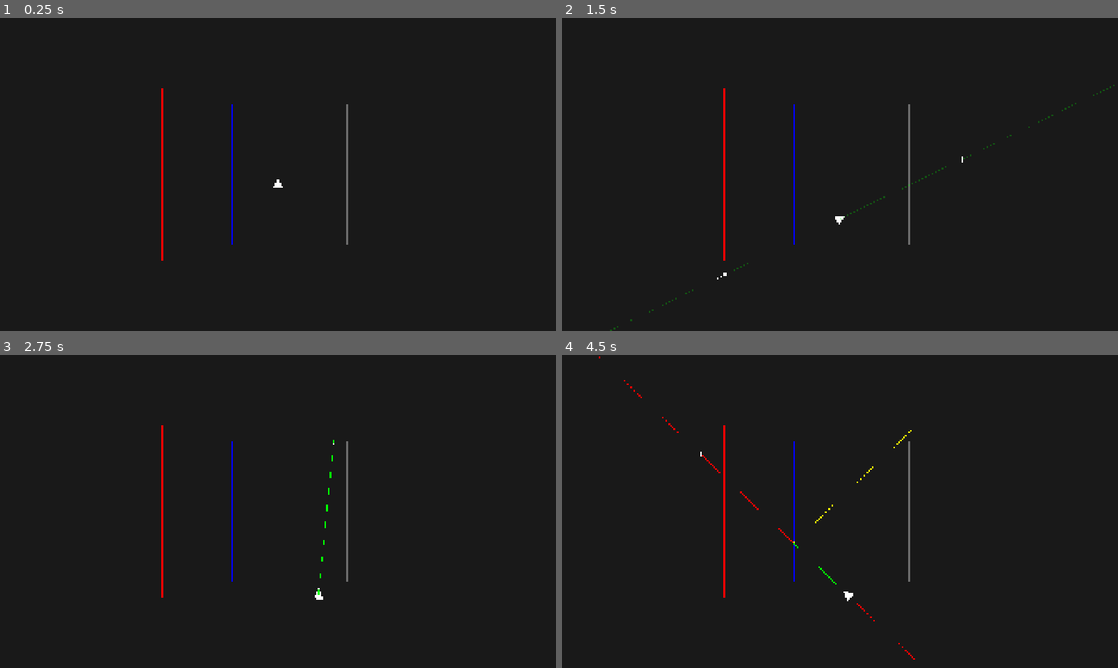
Above: before the commit, frames 1-4 (two rows, left to right).
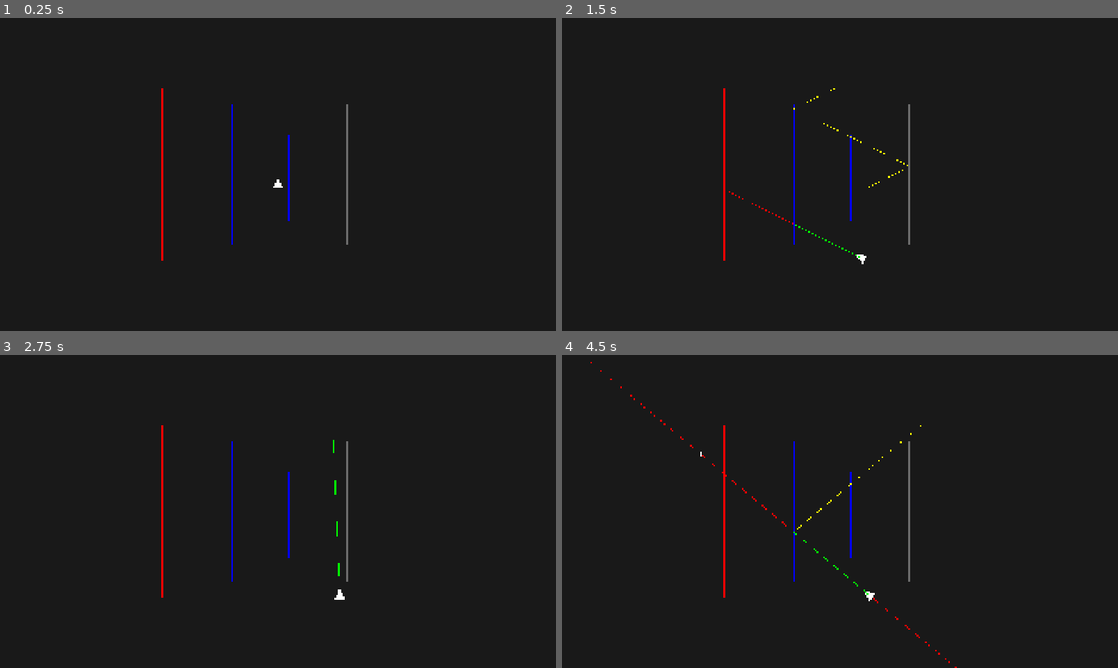
Above: after the commit, the same moments.

Repository: AlonKellner-RedHat/ricochet-game-v2
Game: Godot game, scene res://scenes/open_room_playable.tscn
Two runs of this game, one before a commit and one after it. Both use one fixed random seed, a clock stepped at 60 frames per second and the inputs below.
Inputs (mouse positions are in pixels of both pictures, inside the frame that each line leads up to):
- Up to frame 1 (0.25 s): no input
- Up to frame 2 (1.5 s): tap Enter at 0.5 s; move the mouse to (962, 158) at 0.52 s; hold D (move_right) 0.53-1.25 s; hold Space (fire) 0.53-1.25 s; click (962, 158) at 0.67 s; drag from (728, 190) to (812, 237) at 1.27 s
- Up to frame 3 (2.75 s): move the mouse to (333, 442) at 2.02 s; hold D (move_right) from 2.03 s (still down); tap Alt at 2.1 s
- Up to frame 4 (4.5 s): release D (move_right) at 2.75 s; drag from (812, 574) to (673, 464) at 2.77 s; tap Space (fire) at 3.5 s; move the mouse to (1006, 558) at 3.52 s; hold A (move_left) 3.53-4.25 s; tap C at 3.6 s; drag from (673, 464) to (756, 433) at 4.27 s

The runs differ from the first frame. In frame 1, 0.1% of the frame differs, in the area x 51-53%, y 37-65%; in frame 2, 0.4%; in frame 3, 0.3%; in frame 4, 0.5%, in the area x 5-71%, y 0-100%.

Commit message:
Add third mirror surface (RIGHT=reflect, LEFT=pass) at x=1000
New mirror_right_lines support in level_settings.gd for surfaces
with reflective RIGHT side and pass-through LEFT side.

Added vertical mirror at x=1000, y=[400,700] to the default scene.

Co-Authored-By: Claude Opus 4.6 <noreply@anthropic.com>

Diff:
--- a/scenes/open_room_playable.tscn
+++ b/scenes/open_room_playable.tscn
@@ -19,6 +19,7 @@
 build_room = false
 block_lines = [Vector4(560, 240, 1360, 240), Vector4(1360, 840, 560, 840), Vector4(560, 840, 560, 240)]
 mirror_lines = [Vector4(800, 300, 800, 780), Vector4(1200, 300, 1200, 780)]
+mirror_right_lines = [Vector4(1000, 400, 1000, 700)]
 
 [node name="Background" type="ColorRect" parent="."]
 offset_right = 1920.0
--- a/scripts/game/level_settings.gd
+++ b/scripts/game/level_settings.gd
@@ -7,6 +7,7 @@
 @export var passthrough_lines: Array[Vector4] = []
 @export var block_lines: Array[Vector4] = []
 @export var mirror_lines: Array[Vector4] = []
+@export var mirror_right_lines: Array[Vector4] = []
 
 var surfaces: Array[Surface] = []
 
@@ -40,6 +41,22 @@
 		node.name = "Mirror_%d" % surf.id
 		add_child(node)
 		node.setup(surf)
+	for line_def in mirror_right_lines:
+		var seg := Segment.new(
+			Vector2(line_def.x, line_def.y),
+			Vector2(line_def.z, line_def.w),
+			Vector2((line_def.x + line_def.z) / 2.0, (line_def.y + line_def.w) / 2.0))
+		var carrier := seg.get_carrier()
+		var reflection := ReflectionEffect.new(carrier)
+		var left_config := SideConfig.new(null, false)
+		var right_config := SideConfig.new(reflection, true)
+		var surf := Surface.new(seg, left_config, right_config, false, false)
+		surfaces.append(surf)
+		var node := Node2D.new()
+		node.set_script(load("res://scripts/game/surface_node.gd"))
+		node.name = "MirrorR_%d" % surf.id
+		add_child(node)
+		node.setup(surf)
 	for line_def in passthrough_lines:
 		var seg := Segment.new(
 			Vector2(line_def.x, line_def.y),
